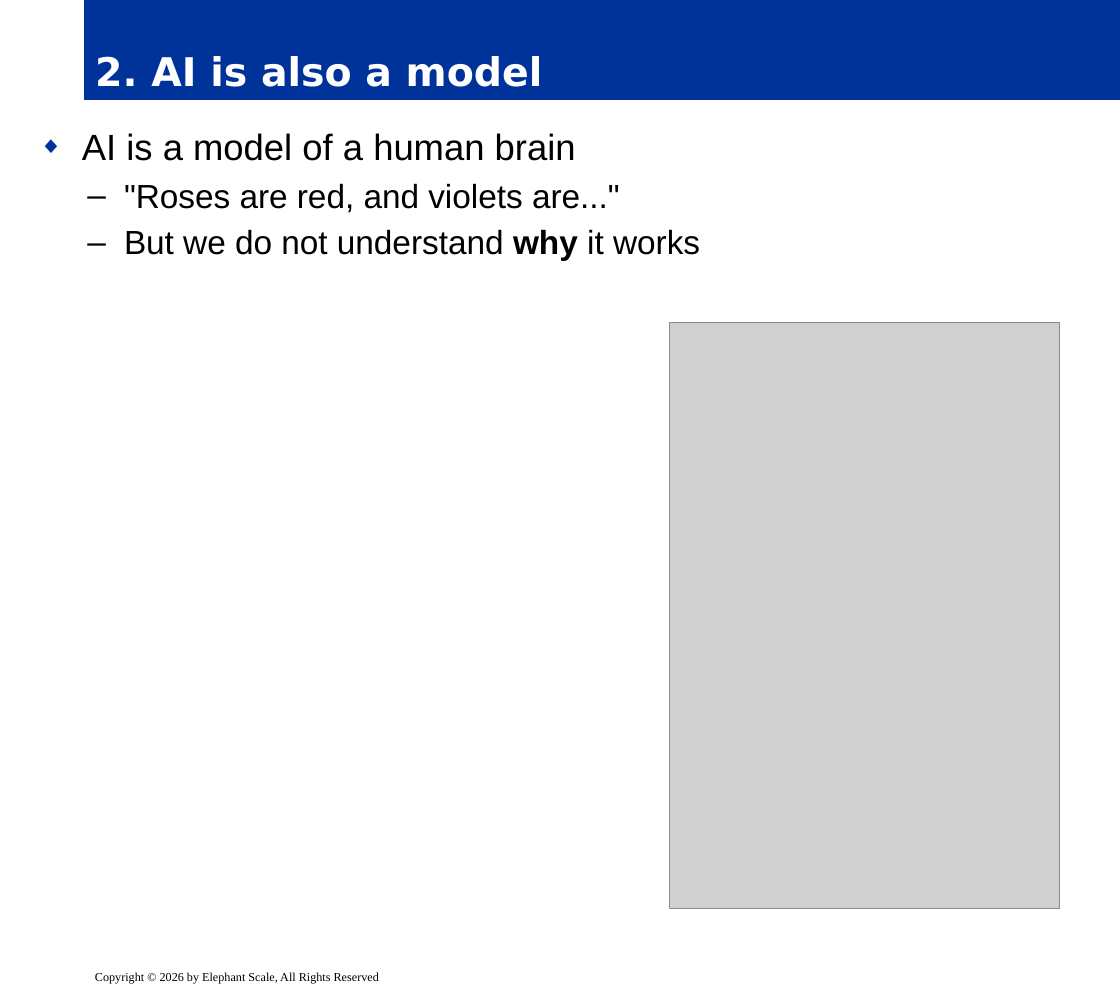
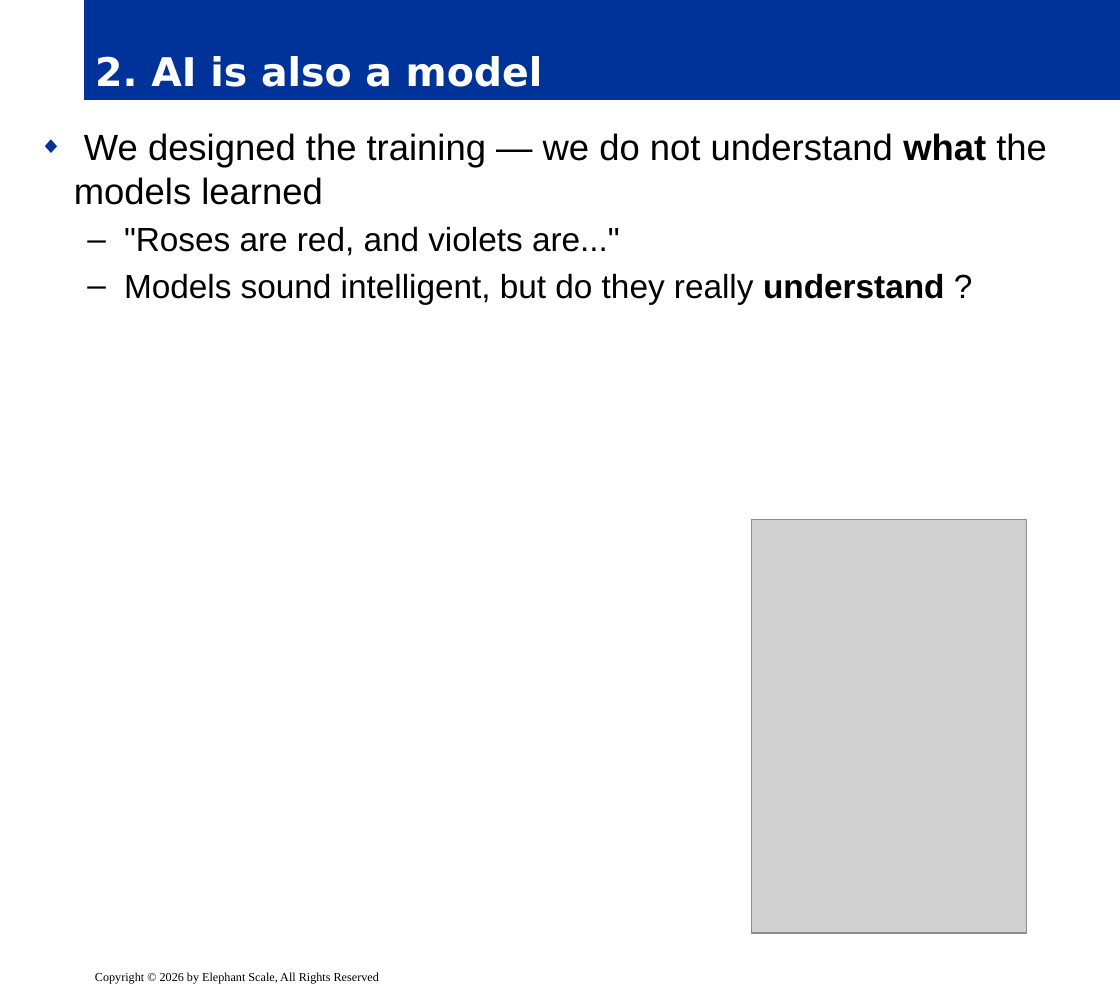
Before and after one commit to elephantscale/OpenAI-labs, a slide deck: slide 4 of 120-eight-questions-on-math-and-AI/slides/release/01__intro.pptx. Drawn at 1120x992 pixels with LibreOffice and Linux fonts; fonts in the diff are those of the drawing; grey boxes stand for pictures; background and template pictures are left out. Boxes give left, top, right and bottom in pixels: in the first picture for what was removed or moved away, otherwise in the second. Text is boxed around its words. In the diff, an @@ line names an element or a change of style, - is before the commit and + after.

```diff
--- a/120-eight-questions-on-math-and-AI/slides/release/01__intro.pptx
+++ b/120-eight-questions-on-math-and-AI/slides/release/01__intro.pptx
@@ text at box(74, 133, 1047, 205): text changed @@
-◆ AI is a model of a human brain
+◆ We designed the training — we do not understand what the models learned
@@ text at box(124, 273, 944, 304): text changed @@
-  – But we do not understand why it works
+  – Models sound intelligent, but do they really understand ?
@@ picture: place and size @@
-picture at box(669, 322, 1059, 908)
+picture at box(752, 519, 1027, 932)
```
Also in this commit, not shown: 7 other slides changed, 1 other file.
